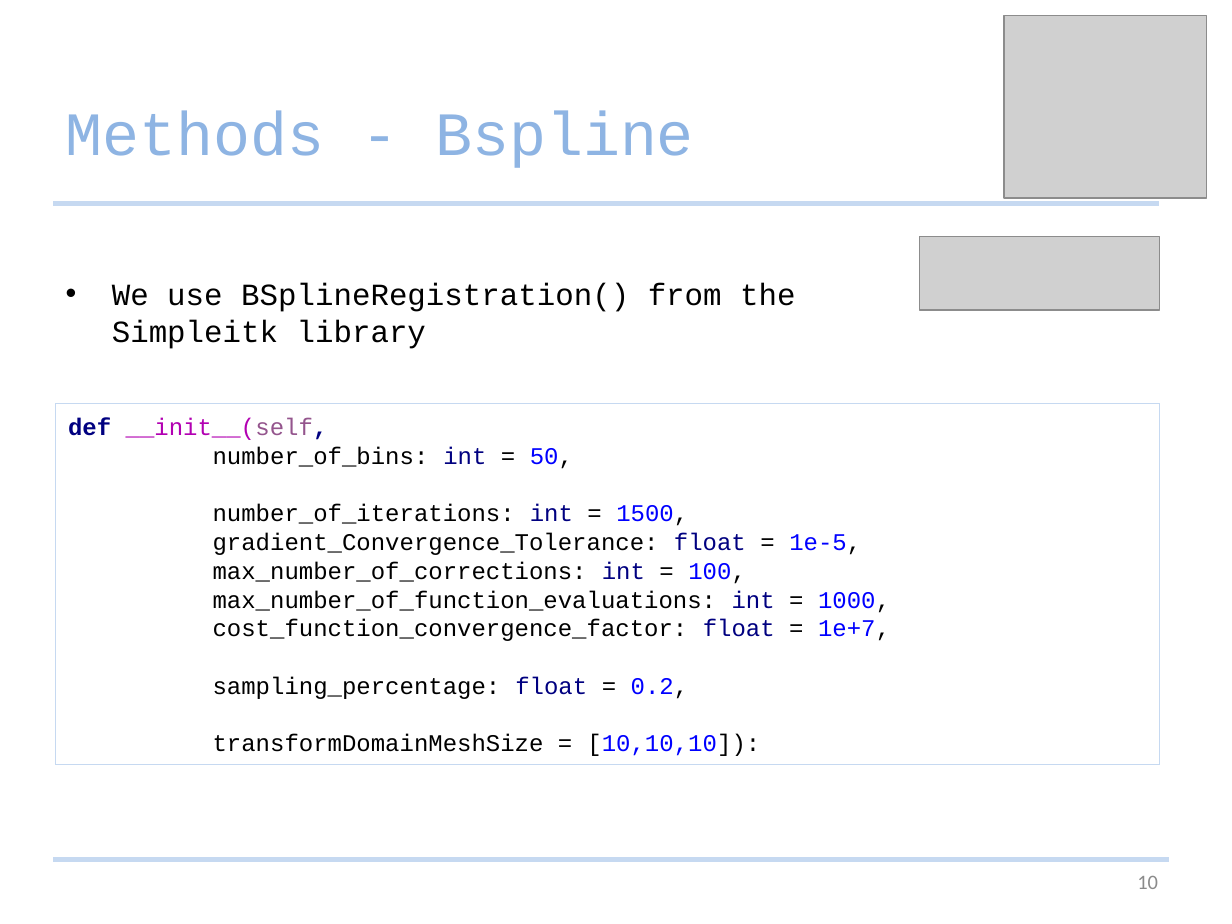
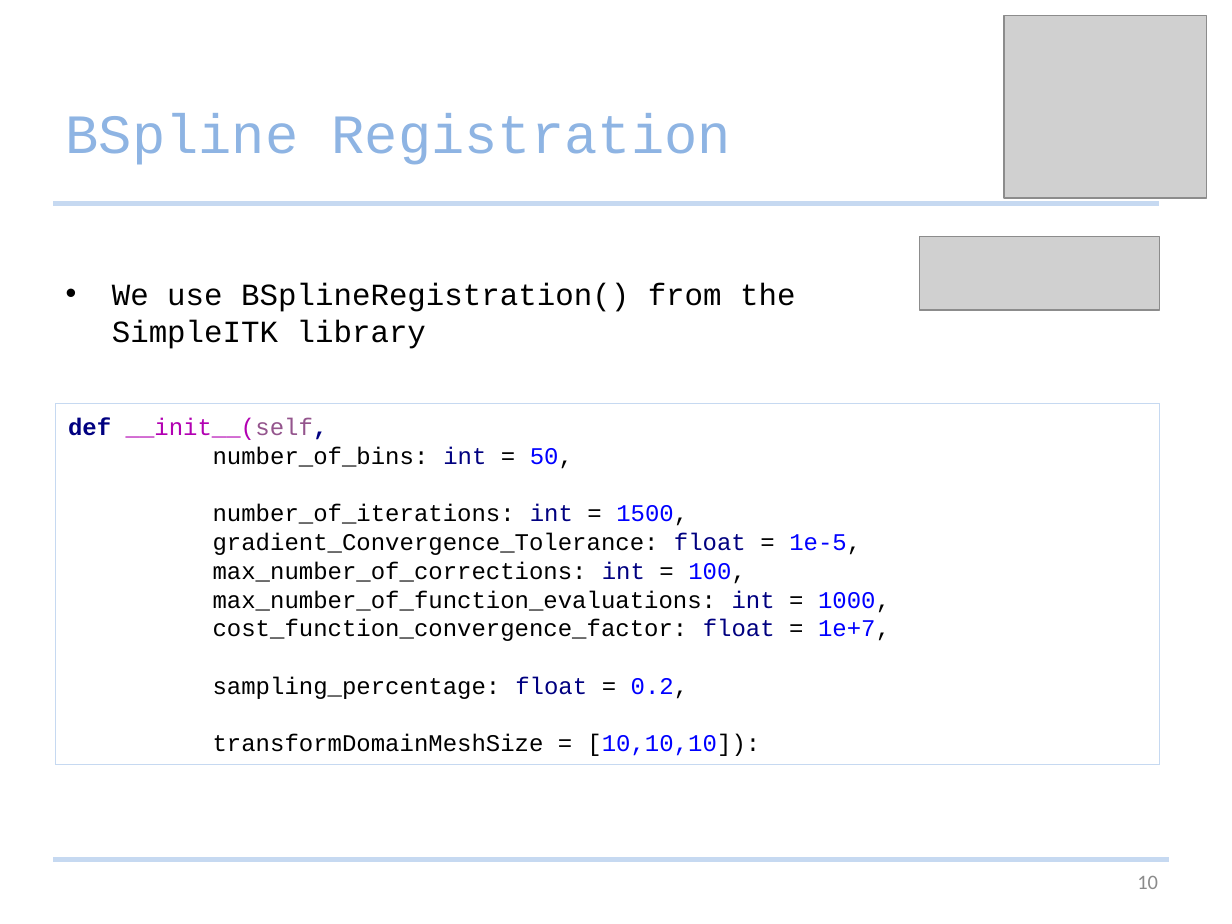
Before and after one commit to Studijacob/MIALab, a slide deck: slide 10 of wd/Documentation/MIALab presentation.pptx. Drawn at 1232x924 pixels with LibreOffice and Linux fonts; fonts in the diff are those of the drawing; grey boxes stand for pictures. Boxes give left, top, right and bottom in pixels: in the first picture for what was removed or moved away, otherwise in the second. Text is boxed around its words. In the diff, an @@ line names an element or a change of style, - is before the commit and + after.

```diff
--- a/wd/Documentation/MIALab presentation.pptx
+++ b/wd/Documentation/MIALab presentation.pptx
@@ title at bbox=[66, 113, 731, 165]: text changed; size 36 to 32.4 pt @@
-Methods - Bspline
+BSpline Registration
@@ text in rectangle at bbox=[112, 283, 795, 349]: text changed @@
-• We use BSplineRegistration() from the Simpleitk library
+• We use BSplineRegistration() from the SimpleITK library
```
Also in this commit, not shown: 10 other slides changed, 5 slides added, 2 slides removed.
